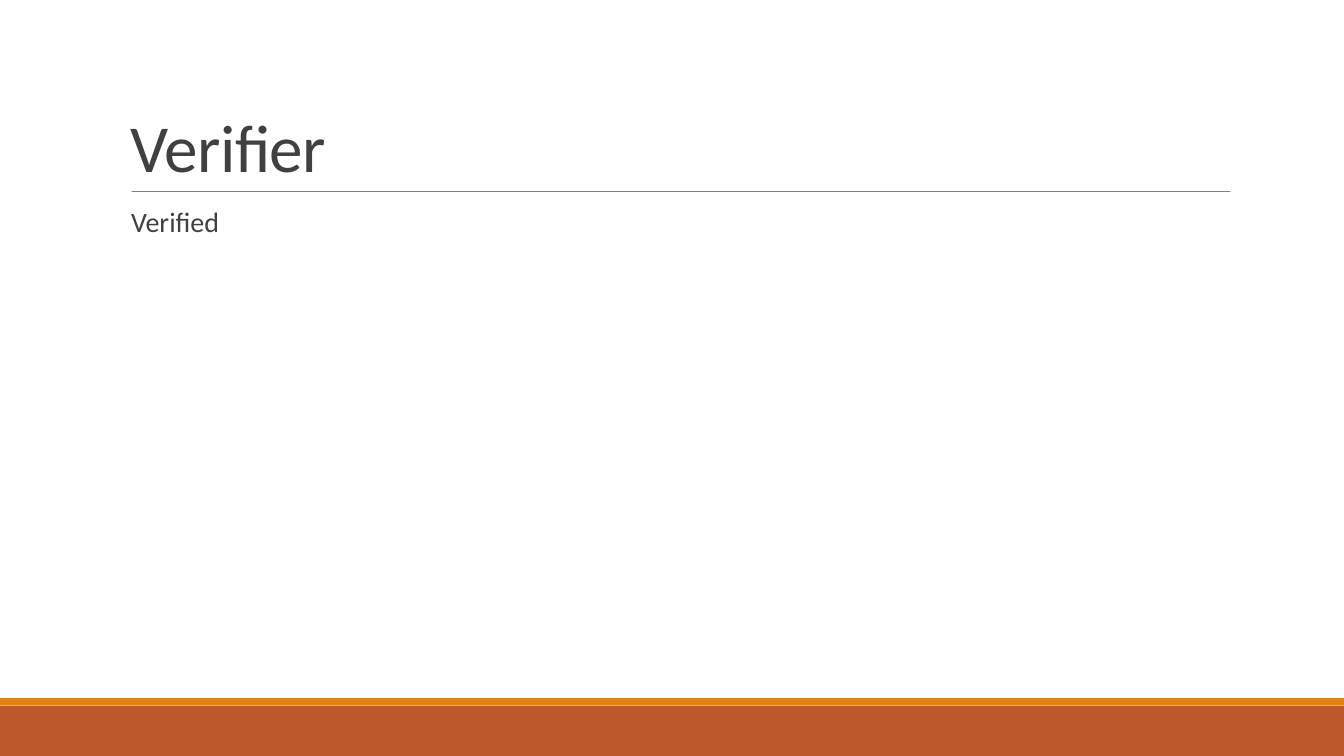
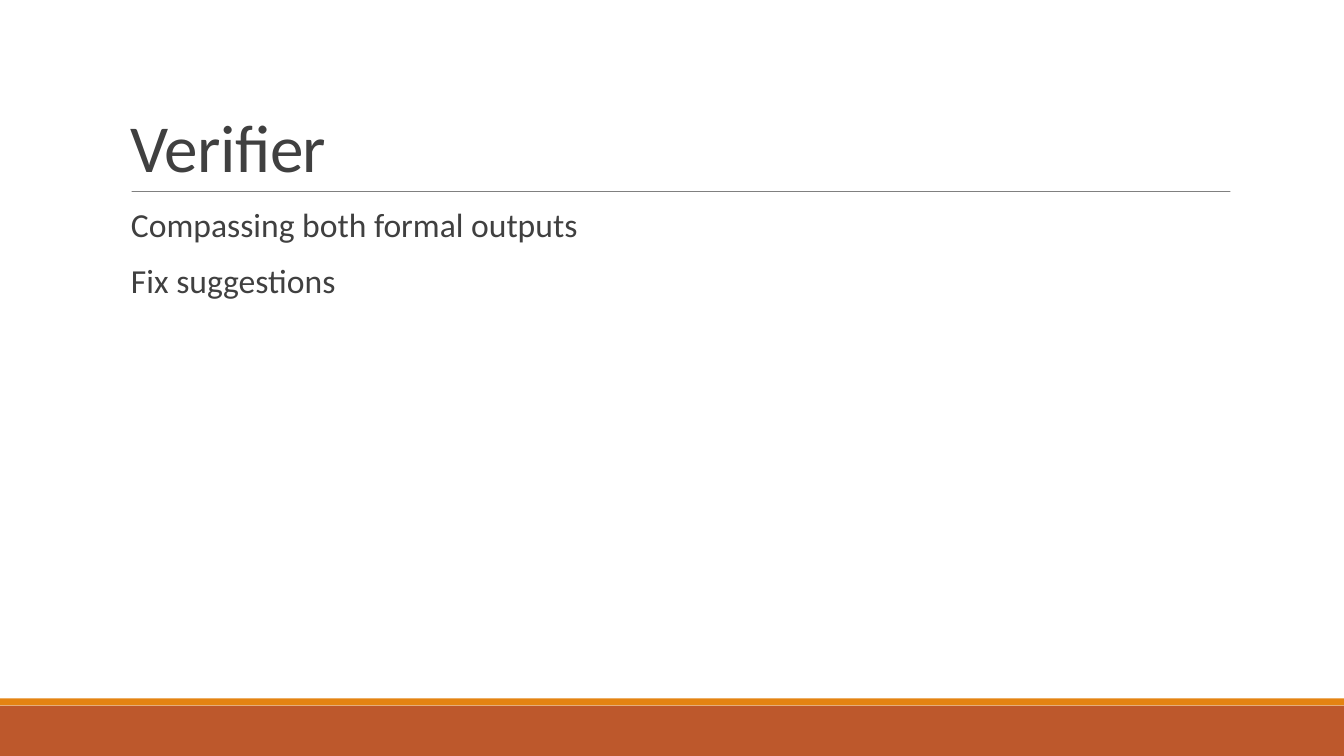
Before and after one commit to fenyvesr/kutmod, a slide deck: slide 7 of Article/Article.pptx. Drawn at 1344x756 pixels with LibreOffice and Linux fonts; fonts in the diff are those of the drawing. Boxes give left, top, right and bottom in pixels: in the first picture for what was removed or moved away, otherwise in the second. Text is boxed around its words. In the diff, an @@ line names an element or a change of style, - is before the commit and + after.

Commit message:
ppt

```diff
--- a/Article/Article.pptx
+++ b/Article/Article.pptx
@@ text at [131,213,577,299]: text changed; size 20 to 24 pt @@
-  Verified
+  Compassing both formal outputs
+  Fix suggestions
```
Also in this commit, not shown: 1 other slide changed, 1 slide added, 1 slide removed.
